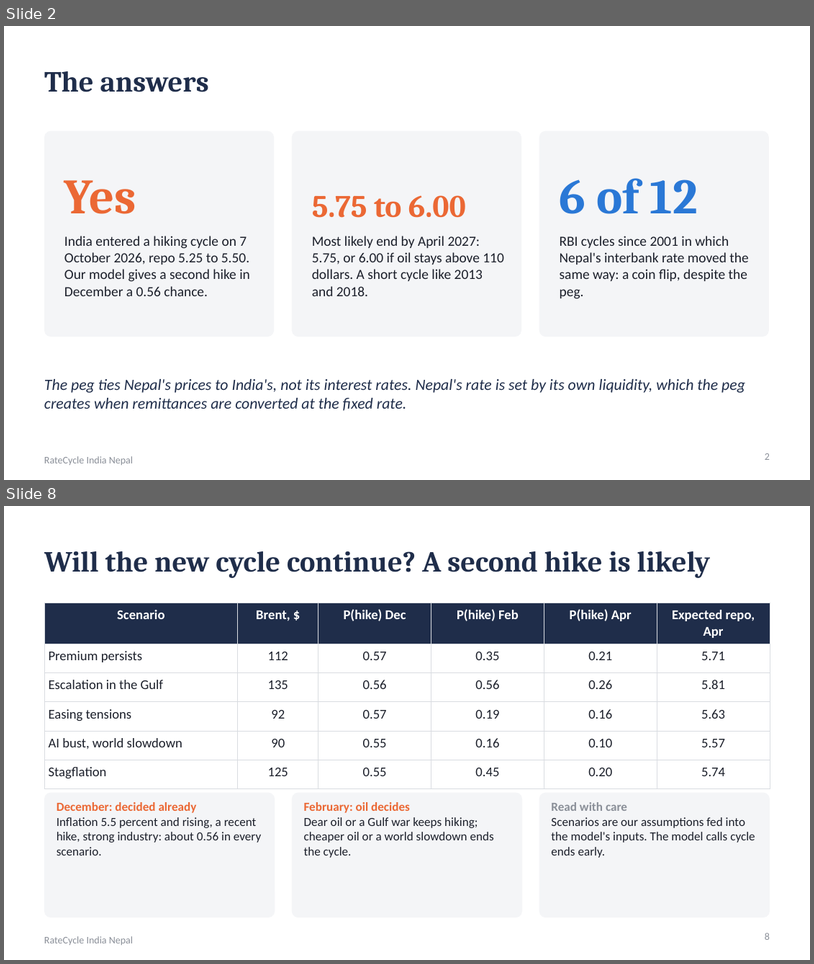
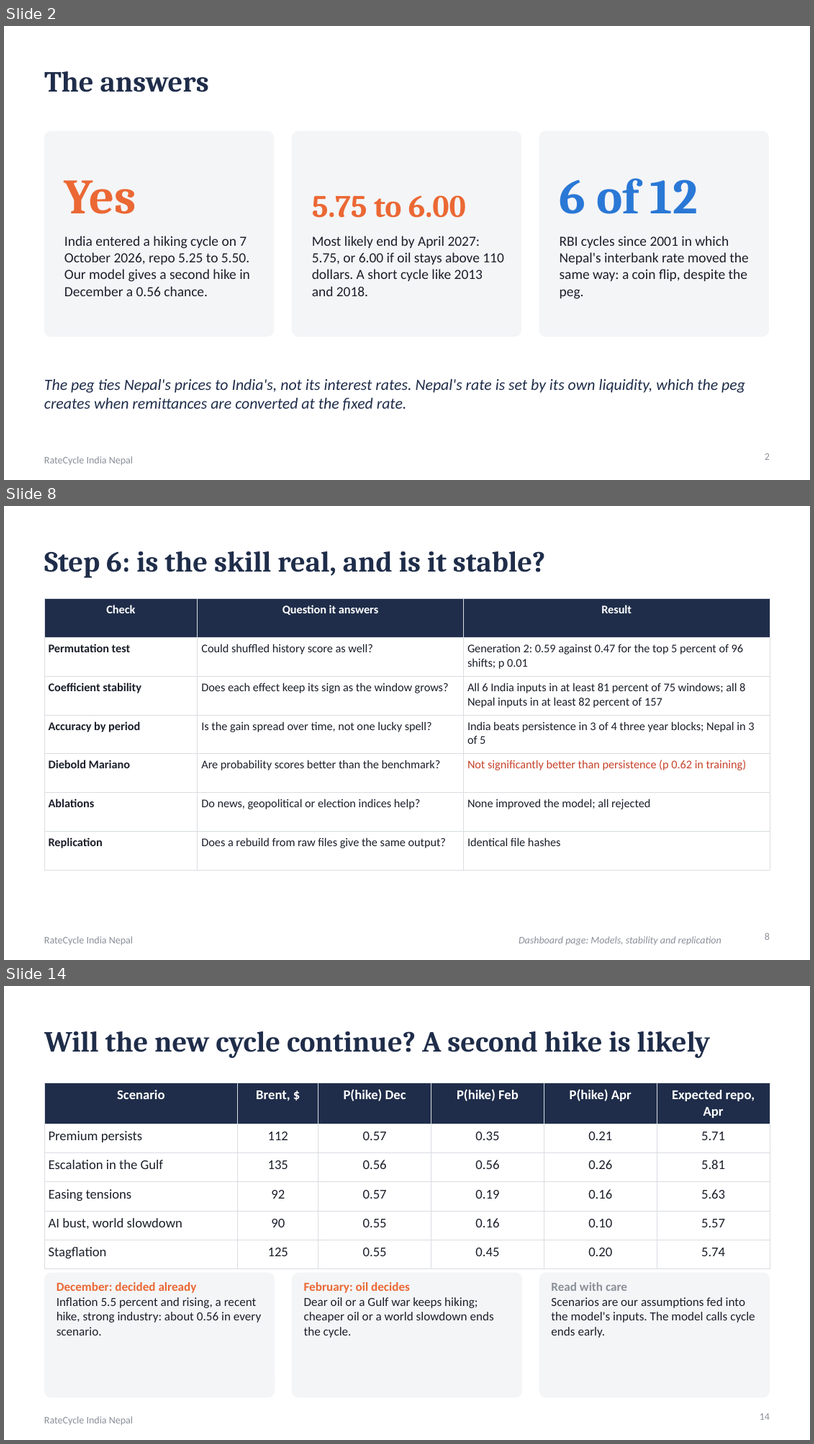
Before and after one commit to sakrit204-byte/interest_rate_cycle_prediction_for_india, a slide deck: reports/presentation/ratecycle_india_nepal.pptx. Shown one above the other, each under a label of ours: slides 2 and 8 before the commit, slides 2, 8 and 14 after it; the slides between them are not shown. The pictures are 814x964 and 814x1444 pixels, drawn with LibreOffice and Linux fonts; fonts in the diff are those of the drawing. Boxes give left, top, right and bottom in pixels: in the first picture for what was removed or moved away, otherwise in the second. Text is boxed around its words. In the diff, an @@ line names an element or a change of style, - is before the commit and + after.

Commit message:
Presentation: seven slides on the model training process

```diff
--- a/reports/presentation/ratecycle_india_nepal.pptx
+++ b/reports/presentation/ratecycle_india_nepal.pptx
@@ slide 8 added at box(4, 506, 810, 960), background #FFFFFF; not listed: 1 template element that a slide beside it also shows @@
@@ title added at box(44, 551, 546, 578), 26 pt, text #1F2D4A, bold @@
+Step 6: is the skill real, and is it stable?
@@ table added at box(44, 599, 770, 851), 7 rows, 3 columns @@
+Check | Question it answers | Result
+Permutation test | Could shuffled history score as well? | Generation 2: 0.59 against 0.47 for the top 5 percent of 96 shifts; p 0.01
+Coefficient stability | Does each effect keep its sign as the window grows? | All 6 India inputs in at least 81 percent of 75 windows; all 8 Nepal inputs in at least 82 percent of 157
+Accuracy by period | Is the gain spread over time, not one lucky spell? | India beats persistence in 3 of 4 three year blocks; Nepal in 3 of 5
+Diebold Mariano | Are probability scores better than the benchmark? | Not significantly better than persistence (p 0.62 in training)
+Ablations | Do news, geopolitical or election indices help? | None improved the model; all rejected
+Replication | Does a rebuild from raw files give the same output? | Identical file hashes
@@ text added at box(519, 936, 722, 945), 9 pt, text #8A8F98, italic @@
+Dashboard page: Models, stability and replication
@@ page number added at box(765, 932, 770, 939), 9 pt, text #8A8F98 @@
+8
@@ what was slide 8 is now slide 14 @@
@@ page number at box(760, 1413, 770, 1419): text changed @@
-8
+14
```
Also in this commit, not shown: 6 slides changed, 6 other slides added, 1 slide removed, 1 other file.
